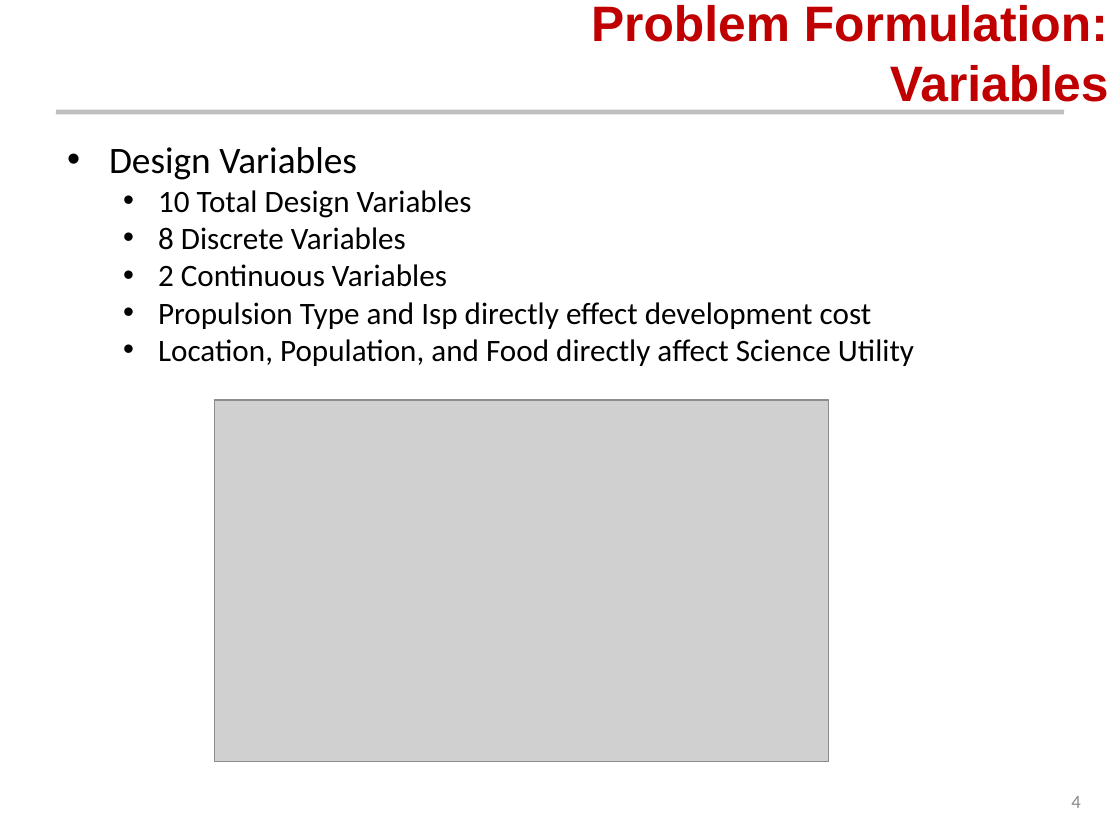
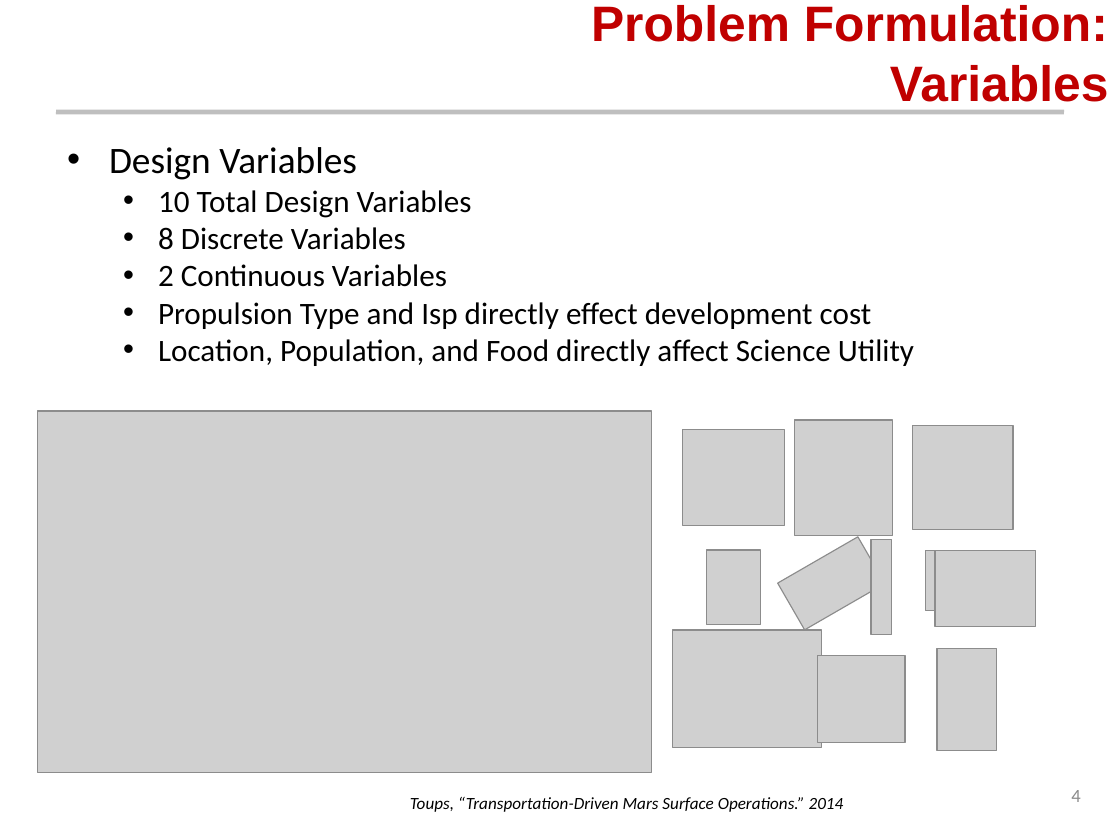
Before and after one commit to AeroSigma/Mars2040, a slide deck: slide 4 of MSDO/Assignment5/Mars 2040 Optimization Presentation.pptx. Drawn at 1120x840 pixels with LibreOffice and Linux fonts; fonts in the diff are those of the drawing; grey boxes stand for pictures; background and template pictures are left out. Boxes give left, top, right and bottom in pixels: in the first picture for what was removed or moved away, otherwise in the second. Text is boxed around its words. In the diff, an @@ line names an element or a change of style, - is before the commit and + after.

Commit message:
updating presentation slides
nice pictures in first few slides

```diff
--- a/MSDO/Assignment5/Mars 2040 Optimization Presentation.pptx
+++ b/MSDO/Assignment5/Mars 2040 Optimization Presentation.pptx
@@ picture: place and size @@
-picture at bbox=[215, 400, 829, 762]
+picture at bbox=[37, 411, 651, 773]
@@ picture added at bbox=[683, 430, 785, 525] @@
@@ picture added at bbox=[795, 420, 894, 535] @@
@@ picture added at bbox=[913, 426, 1014, 530] @@
@@ picture added at bbox=[778, 537, 885, 630] @@
@@ picture added at bbox=[707, 550, 760, 625] @@
@@ picture added at bbox=[871, 540, 893, 635] @@
@@ picture added at bbox=[925, 550, 986, 610] @@
@@ picture added at bbox=[935, 550, 1036, 626] @@
@@ picture added at bbox=[672, 629, 821, 747] @@
@@ picture added at bbox=[818, 655, 905, 743] @@
@@ picture added at bbox=[937, 648, 997, 750] @@
@@ page number: place and size @@
-page number at bbox=[1071, 796, 1080, 808]
+page number at bbox=[1071, 790, 1080, 802]
@@ text added at bbox=[410, 797, 844, 812], 11 pt, text #000000, italic @@
+Toups, “Transportation-Driven Mars Surface Operations.” 2014
```
Also in this commit, not shown: 3 other slides changed.
